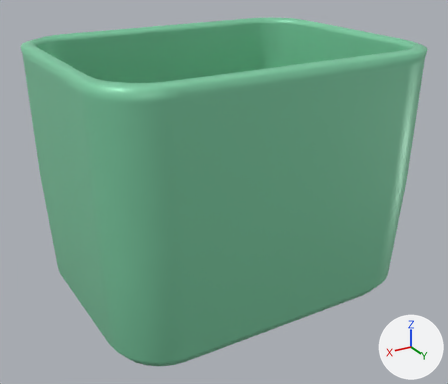
The glTF model public/assets/models/maquinaria/contenedor_vidrio.glb: old version first, new version second.
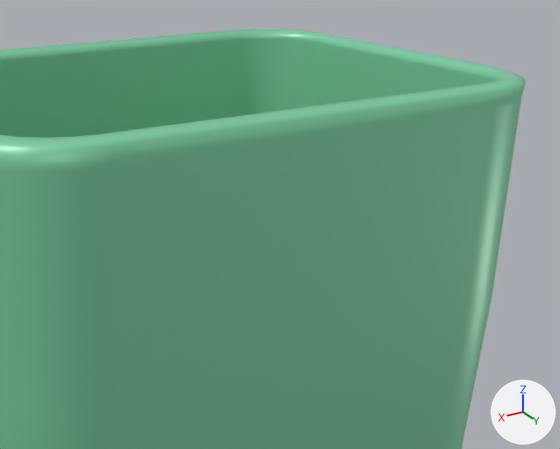
Old and new are each drawn whole from a camera (50 mm lens) standing at (0.822, 1.382, 0.981) and looking at (0.006, 0.023, 0.301) and again close up on the part from 25% to 100% of the width and 0% to 70% of the height. Every picture has the same lights, and +X, +Y and +Z are marked at lower right. The older version's two pictures come first. Where no turn or scale is listed for an object, it has been applied to the vertices.

The older version as bpy lines, for what is in view:
```python
me_cuerpo = bpy.data.meshes.new('cuerpo')
me_cuerpo.from_pydata(...)  # 310 vertices, 616 faces; spans x -0.45..0.45, y -0.35..0.35, z 0.0..0.708
me_cuerpo.materials.append(mat_maq_cont_vidrio)  # green #83d4aa
ob_cuerpo = bpy.data.objects.new('cuerpo', me_cuerpo)
ob_cuerpo.location = (0.0, 0.0, 0.0)
```
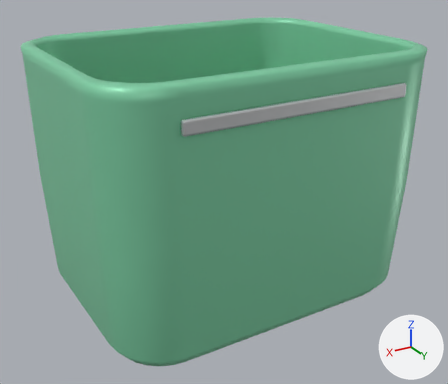
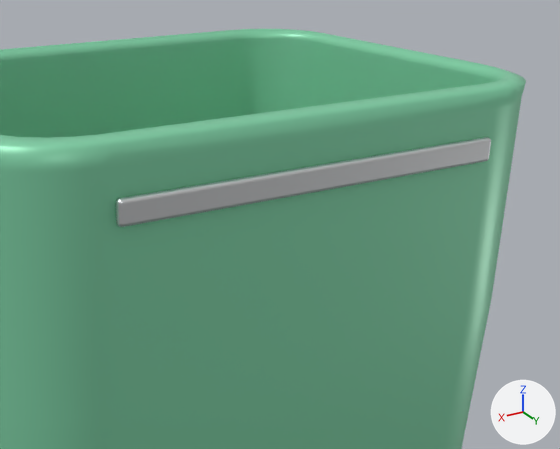
Boxes [x1, y1, x2, y2] around the edits, measured in the close-ups (560 x 449 px):
'cinta_trasera', added
    after: [116, 137, 491, 227]

Diff of the bpy script that builds the scene:
```diff
--- a/public/assets/models/maquinaria/contenedor_vidrio.glb.py
+++ b/public/assets/models/maquinaria/contenedor_vidrio.glb.py
@@ me_cinta_trasera @@
+me_cinta_trasera.from_pydata(...)  # 132 vertices, 260 faces; spans x -0.3..0.3, y 0.346..0.358, z 0.602..0.638
+me_cinta_trasera.materials.append(mat_maq_aluminio_cepillado)  # white #eceef0
@@ ob_cinta_trasera @@
+ob_cinta_trasera = bpy.data.objects.new('cinta_trasera', me_cinta_trasera)
+ob_cinta_trasera.location = (0.0, 0.0, 0.0)
```
